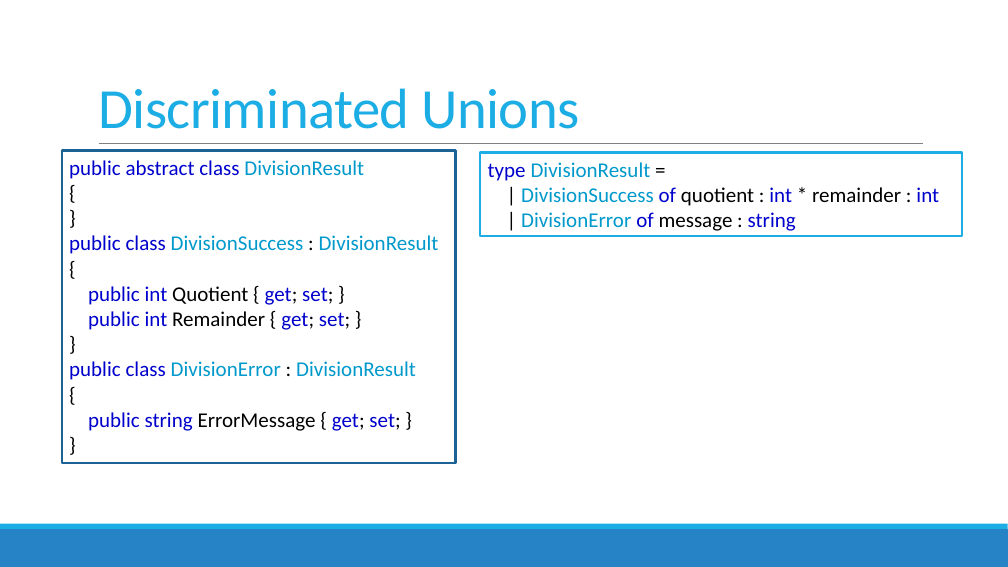
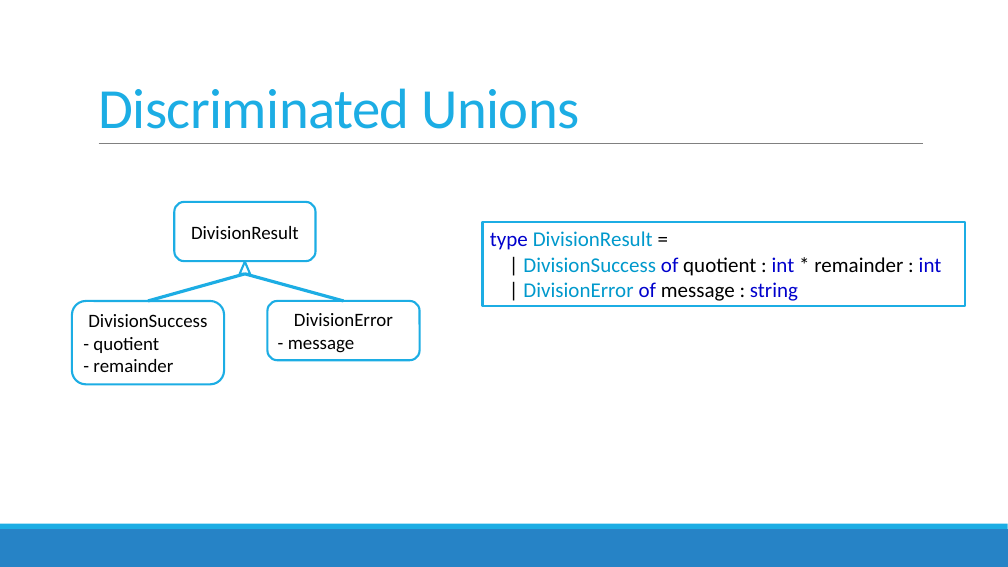
Before and after one commit to featuresnap/fsharpworkshop, a slide deck: slide 36 of FSharpWorkshop_Slides.pptx (slide 43 before the commit). Drawn at 1008x567 pixels with LibreOffice and Linux fonts; fonts in the diff are those of the drawing. Boxes give left, top, right and bottom in pixels: in the first picture for what was removed or moved away, otherwise in the second. Text is boxed around its words. In the diff, an @@ line names an element or a change of style, - is before the commit and + after.

```diff
--- a/FSharpWorkshop_Slides.pptx
+++ b/FSharpWorkshop_Slides.pptx
@@ rectangle removed at (62, 150, 456, 464) @@
-public abstract class DivisionResult
-{
-}
-public class DivisionSuccess : DivisionResult
-{
-public int Quotient { get; set; }
-public int Remainder { get; set; }
-}
-public class DivisionError : DivisionResult
-{
-public string ErrorMessage { get; set; }
-}
@@ rectangle "type DivisionResult =": place and size @@
-rectangle "type DivisionResult =" at (480, 153, 963, 237)
+rectangle "type DivisionResult =" at (482, 222, 965, 306)
@@ group added at (72, 202, 420, 384): 3 rounded rectangles, 2 lines, 1 triangle @@
+DivisionResult
+DivisionSuccess
+- quotient
+- remainder
+DivisionError
+- message
```
Also in this commit, not shown: 20 other slides changed, 1 slide added, 13 slides removed, 1 other file.
